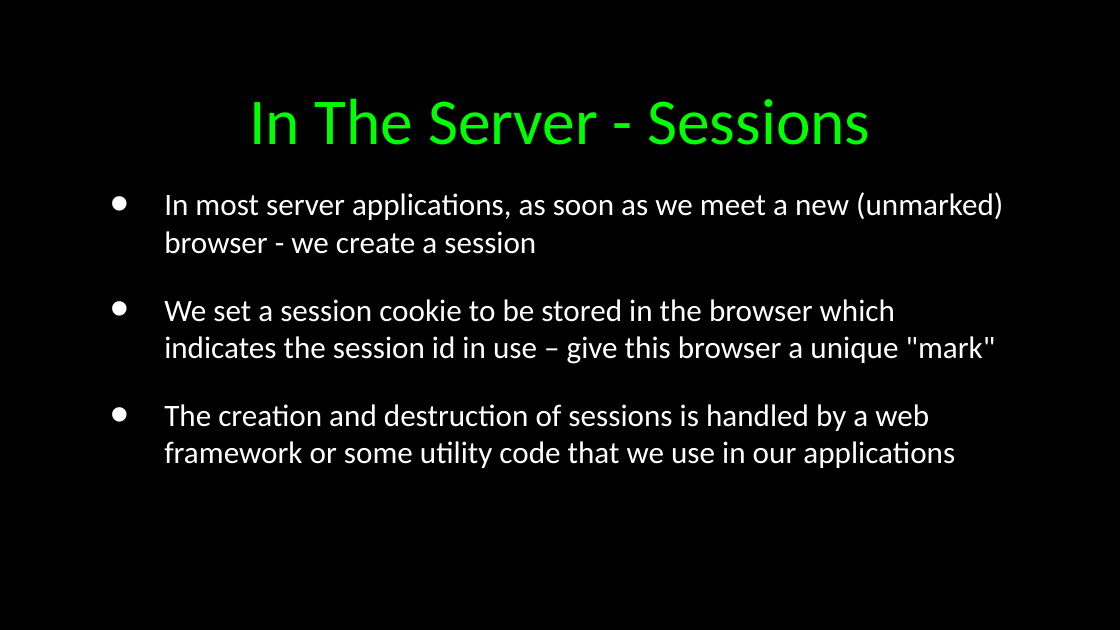
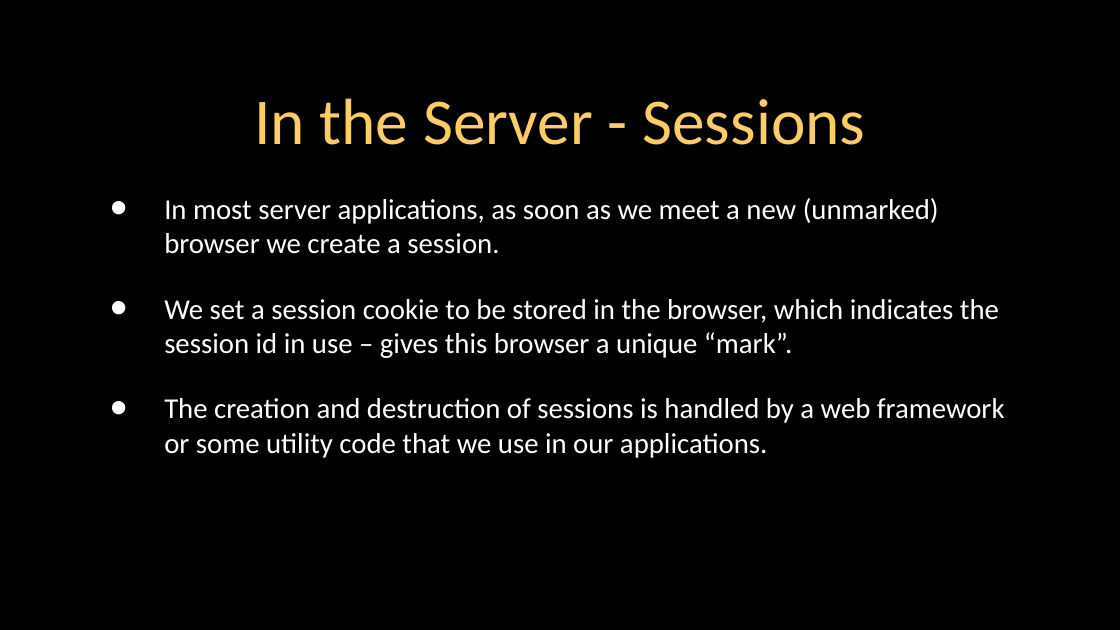
Before and after one commit to csev/wa4e, a slide deck: slide 16 of lectures/PHP-07-Cookies-Sessions.ppt. Drawn at 1120x630 pixels with LibreOffice and Linux fonts; fonts in the diff are those of the drawing. Boxes give left, top, right and bottom in pixels: in the first picture for what was removed or moved away, otherwise in the second. Text is boxed around its words. In the diff, an @@ line names an element or a change of style, - is before the commit and + after.

```diff
--- a/lectures/PHP-07-Cookies-Sessions.ppt
+++ b/lectures/PHP-07-Cookies-Sessions.ppt
@@ title at <box>254,98,865,145</box>: text changed; text colour #00FF00 to #FFCC66 @@
-In The Server - Sessions
+In the Server - Sessions
@@ text at <box>164,198,1005,458</box>: text changed; size 20 to 18.5 pt @@
-• In most server applications, as soon as we meet a new (unmarked) browser - we create a session
-• We set a session cookie to be stored in the browser which indicates the session id in use – give this browser a unique "mark"
-• The creation and destruction of sessions is handled by a web framework or some utility code that we use in our applications
+• In most server applications, as soon as we meet a new (unmarked) browser we create a session.
+• We set a session cookie to be stored in the browser, which indicates the session id in use – gives this browser a unique “mark”.
+• The creation and destruction of sessions is handled by a web framework or some utility code that we use in our applications.
```
Also in this commit, not shown: 34 other slides changed, 3 other files.
